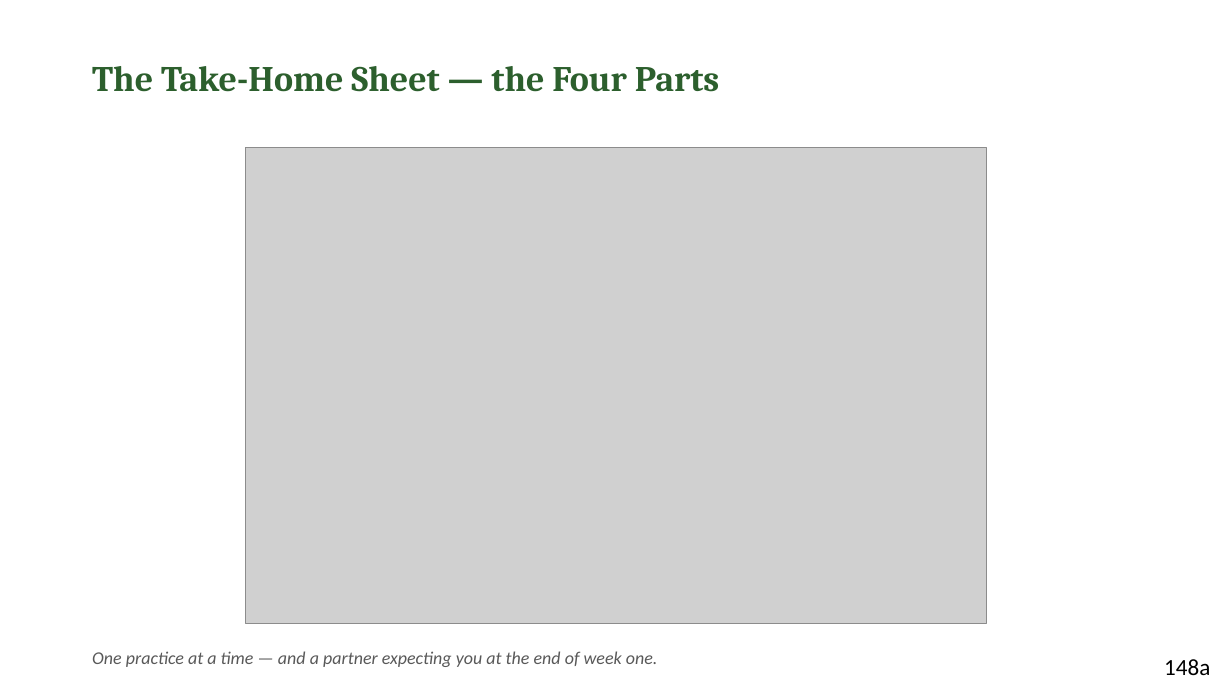
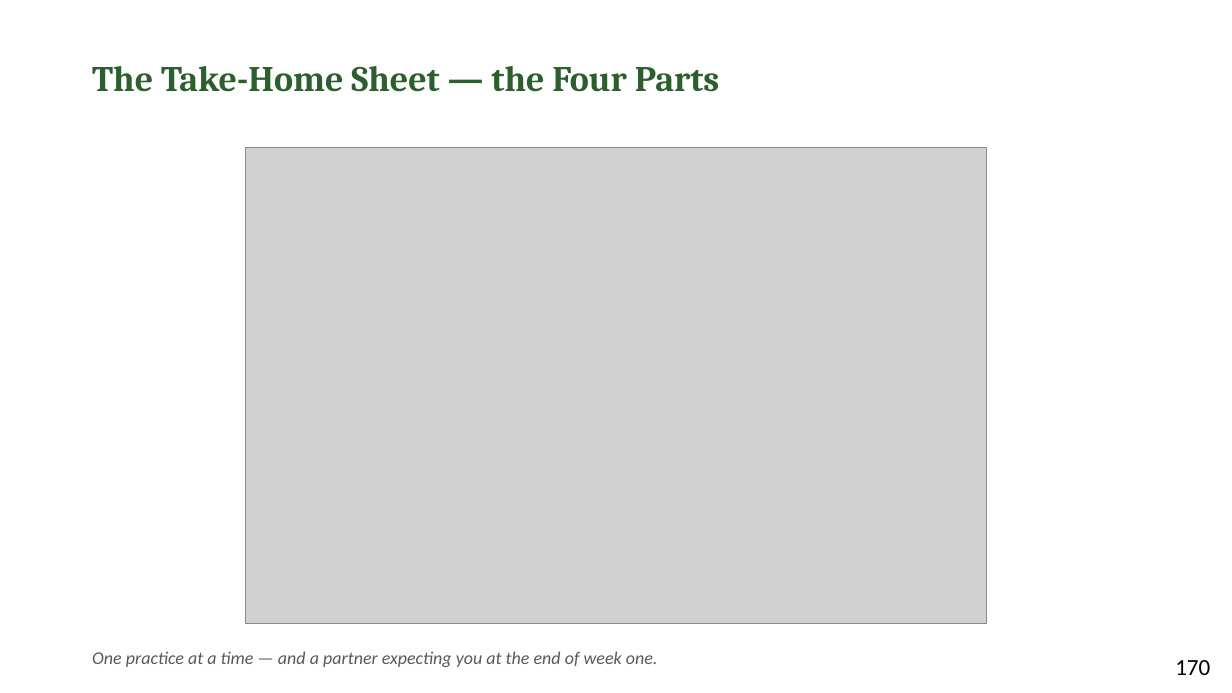
Before and after one commit to jgtittle-ministries/fellowship-of-the-heart-pilot-at-cca-dev, a slide deck: slide 14 of _implementation-notes/evening-series/FotH Evening Session 11 Slides DRAFT v1.pptx. Drawn at 1232x693 pixels with LibreOffice and Linux fonts; fonts in the diff are those of the drawing; grey boxes stand for pictures. Boxes give left, top, right and bottom in pixels: in the first picture for what was removed or moved away, otherwise in the second. Text is boxed around its words. In the diff, an @@ line names an element or a change of style, - is before the commit and + after.

```diff
--- a/_implementation-notes/evening-series/FotH Evening Session 11 Slides DRAFT v1.pptx
+++ b/_implementation-notes/evening-series/FotH Evening Session 11 Slides DRAFT v1.pptx
@@ text at box(1175, 660, 1210, 675): text changed @@
-148a
+170
```
Also in this commit, not shown: 15 other slides changed, 23 other files.
